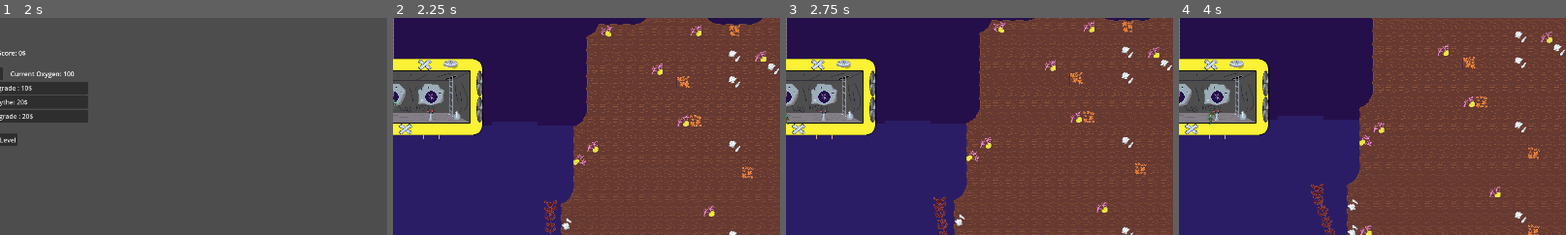
Above: before the commit, frames 1-4 (left to right).
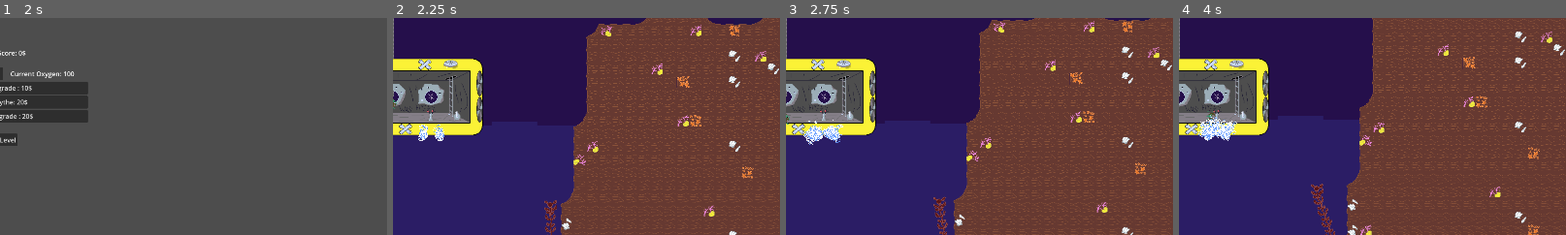
Above: after the commit, the same moments.

Repository: DSurguy/spring-2024-2d-jam
Game: Godot game, scene res://scenes/MainScene/MainScene.tscn
The game is run twice, just before and just after one commit, with the same random seed, the same clock (stepped at 60 frames per second) and the same inputs. Sound files missing from this copy of the repository are replaced by a short silence.
Inputs (mouse positions are % of the whole screen's width and height, from its top left):
- Up to frame 1 (2 s): tap Enter (ui_accept) at 0.5, 0.77 s; move the mouse to (72, 45) at 0.52 s; hold D (move_right) 0.53-1.25 s; tap Down (aim_down) at 0.6 s; click "Load Shop Scene" at 1.25 s
- Up to frame 2 (2.25 s): click "Start Level" at 2 s
- Up to frame 3 (2.75 s): no input
- Up to frame 4 (4 s): move the mouse to (30, 55) at 2.77 s; hold D (move_right) 2.78-3.53 s; tap Left (aim_left) at 2.85 s; tap Enter (ui_accept) at 3.02 s; move the mouse to (60, 28) at 3.52 s; hold A (move_left) from 3.53 s (still down); tap Right (aim_right) at 3.6 s
The pictures show only the part of the screen within x 50-100%, y 32-82%; the shares and areas given below are measured in that part.

Frame 1 is identical in both runs. In frame 2, 0.3% of the frame differs, in the area x 6-14%, y 49-57%; in frame 3, 0.5%; in frame 4, 0.7%, in the area x 5-16%, y 45-57%.

Commit message:
submarine integrity reduction

Diff:
--- a/scenes/GameScene/Submarine.gd
+++ b/scenes/GameScene/Submarine.gd
@@ -8,7 +8,6 @@
 @onready var ascent_audio: AscentAudio = $AscentAudio
 #@onready var alarm_audio: AudioStreamPlayer2D = $AlarmAudio
 @onready var sub_bonk_audio: AudioStreamPlayer = $SubBonkAudio.get_child(0)
-#@onready var hull : StaticBody2D = $Hull_Collider
 @onready var oxygen: Oxygen = $Oxygen
 @onready var player: Goblin = $Player
 @onready var death_timer: Timer = $DeathRestartTimer
@@ -16,7 +15,7 @@
 @onready var ray_left: RayCast2D = $raycast_left
 @onready var scythe = $Stations/Scythe
 
-var hull_collider : StaticBody2D
+var bubble_emitter: PackedScene = load("res://scenes/particles/BubbleEmitter.tscn")
 
 var descending = true
 var ascending = false
@@ -28,7 +27,16 @@
 var speed_upgrade_value = 50
 var bonk_timer = Timer.new()
 var alarm_timer = Timer.new()
-var bonk_move : Vector2
+
+var bonk_damage_timer = 0
+var bonk_damage_time = 1
+var bonk_sfx_timer = 0
+var bonk_sfx_time = 0.5
+
+var bubble_timers = {}
+var bubble_time = 0.5
+
+var bonking : bool = false
 
 var lateral_move_force = 400
 @onready var rigidbody:RigidBody2D = $Hull/RigidBody2D
@@ -57,9 +65,20 @@
 func _process(delta):
 	handle_low_oxygen()
 
-		# TODO: sub_bonk_audio.play()
-	#else :
-		#bonk_timer.start(0.5)
+	if bonking:
+		bonk_damage_timer += delta
+		if bonk_damage_timer > bonk_damage_time:
+			bonk_damage_timer -= bonk_damage_time
+			oxygen.add_oxygen(-1)
+
+		if bonk_sfx_timer > 0:
+			bonk_sfx_timer -= delta
+
+	for key in bubble_timers:
+		if bubble_timers[key] > 0:
+			bubble_timers[key] -= delta
+		else:
+			bubble_timers.erase(key)
 
 func _physics_process(delta):
 	if helm_direction.length() > 0:
@@ -75,6 +94,17 @@
 
 	var camera = get_parent().get_node("Camera2D")
 	camera.position.y = position.y
+
+func _integrate_forces(state:PhysicsDirectBodyState2D):
+	var contact_count = state.get_contact_count()
+	for i in range(contact_count):
+		var contact_point = state.get_contact_collider_position(i)
+
+		if not bubble_timers.has(contact_point):
+			var emitter = bubble_emitter.instantiate()
+			emitter.position = contact_point
+			get_tree().get_root().add_child(emitter)
+			bubble_timers[contact_point] = bubble_time
 
 func current_oxygen():
 	return oxygen.current_oxygen
@@ -131,3 +161,16 @@
 	death_restart_timeout.emit()
 
 signal flash_oxygen_ui
+
+func _on_body_entered(body):
+	if body is TileMap:
+		bonking = true
+		if bonk_sfx_timer <= 0:
+			sub_bonk_audio.play()
+			bonk_sfx_timer = bonk_sfx_time
+		print("BONK")
+
+
+func _on_body_exited(body):
+	if body is TileMap:
+		bonking = false
--- a/scenes/GameScene/submarine.tscn
+++ b/scenes/GameScene/submarine.tscn
@@ -1,17 +1,16 @@
-[gd_scene load_steps=16 format=3 uid="uid://d3vhcxq5yx7k"]
+[gd_scene load_steps=15 format=3 uid="uid://d3vhcxq5yx7k"]
 
 [ext_resource type="Script" path="res://scenes/GameScene/Submarine.gd" id="1_0ojk1"]
 [ext_resource type="PackedScene" uid="uid://bvg3k0vq6qxxn" path="res://scenes/GameScene/player.tscn" id="2_7br66"]
 [ext_resource type="PackedScene" uid="uid://cx532280ahds" path="res://scenes/GameScene/Stations/helm.tscn" id="4_j4e8l"]
-[ext_resource type="PackedScene" uid="uid://2rgbohrumi7m" path="res://scenes/Audio/Music.tscn" id="4_yekdg"]
+[ext_resource type="PackedScene" path="res://scenes/Audio/Music.tscn" id="4_yekdg"]
 [ext_resource type="PackedScene" uid="uid://dk2uw3lvlbwaq" path="res://scenes/GameScene/Stations/ascend.tscn" id="5_qpvru"]
 [ext_resource type="PackedScene" path="res://scenes/Audio/ButtonAudio.tscn" id="5_ystk1"]
 [ext_resource type="PackedScene" uid="uid://bwx2jvgrx18uh" path="res://scenes/GameScene/Stations/scythe.tscn" id="6_8gp6i"]
-[ext_resource type="AudioStream" uid="uid://b33pjdg7inoly" path="res://sfx/oxygen_alarm.wav" id="6_kdq12"]
-[ext_resource type="PackedScene" uid="uid://bsym0ymicj3gw" path="res://scenes/GameScene/Oxygen.tscn" id="6_lobel"]
-[ext_resource type="PackedScene" uid="uid://d2lxnf6cx8ejt" path="res://scenes/Audio/AscentAudio.tscn" id="8_80dgj"]
+[ext_resource type="PackedScene" uid="uid://crlshnis8tvt4" path="res://scenes/GameScene/Oxygen.tscn" id="6_lobel"]
+[ext_resource type="PackedScene" path="res://scenes/Audio/AscentAudio.tscn" id="8_80dgj"]
 [ext_resource type="PackedScene" uid="uid://dhpkwwwvwguk5" path="res://scenes/GameScene/Stations/trawl.tscn" id="10_7jlvt"]
-[ext_resource type="PackedScene" path="res://scenes/Audio/SubBonkAudio.tscn" id="11_yt1va"]
+[ext_resource type="PackedScene" uid="uid://h5ihk2q0q8qd" path="res://scenes/Audio/SubBonkAudio.tscn" id="11_yt1va"]
 [ext_resource type="Texture2D" uid="uid://jplsvgwsidud" path="res://assets/sprites/sub.png" id="14_r2bkw"]
 
 [sub_resource type="RectangleShape2D" id="RectangleShape2D_26upc"]
@@ -26,6 +25,8 @@
 mass = 1000.0
 gravity_scale = 0.0
 lock_rotation = true
+max_contacts_reported = 5
+contact_monitor = true
 linear_damp = 2.0
 script = ExtResource("1_0ojk1")
 
@@ -61,10 +62,6 @@
 [node name="SubBonkAudio" parent="." instance=ExtResource("11_yt1va")]
 
 [node name="AscentAudio" parent="." instance=ExtResource("8_80dgj")]
-
-[node name="AlarmAudio" type="AudioStreamPlayer2D" parent="."]
-stream = ExtResource("6_kdq12")
-volume_db = 10.0
 
 [node name="DeathRestartTimer" type="Timer" parent="."]
 wait_time = 3.0
@@ -111,5 +108,7 @@
 z_index = 5
 texture = ExtResource("14_r2bkw")
 
+[connection signal="body_entered" from="." to="." method="_on_body_entered"]
+[connection signal="body_exited" from="." to="." method="_on_body_exited"]
 [connection signal="oxygen_depleted" from="Oxygen" to="." method="_on_oxygen_oxygen_depleted"]
 [connection signal="timeout" from="DeathRestartTimer" to="." method="_on_death_restart_timer_timeout"]
Not shown: 1 places in scenes/GameScene/GameScene.tscn that only renumber resources
Not shown: 1 places in scenes/GameScene/tilemap.tscn that only renumber resources
